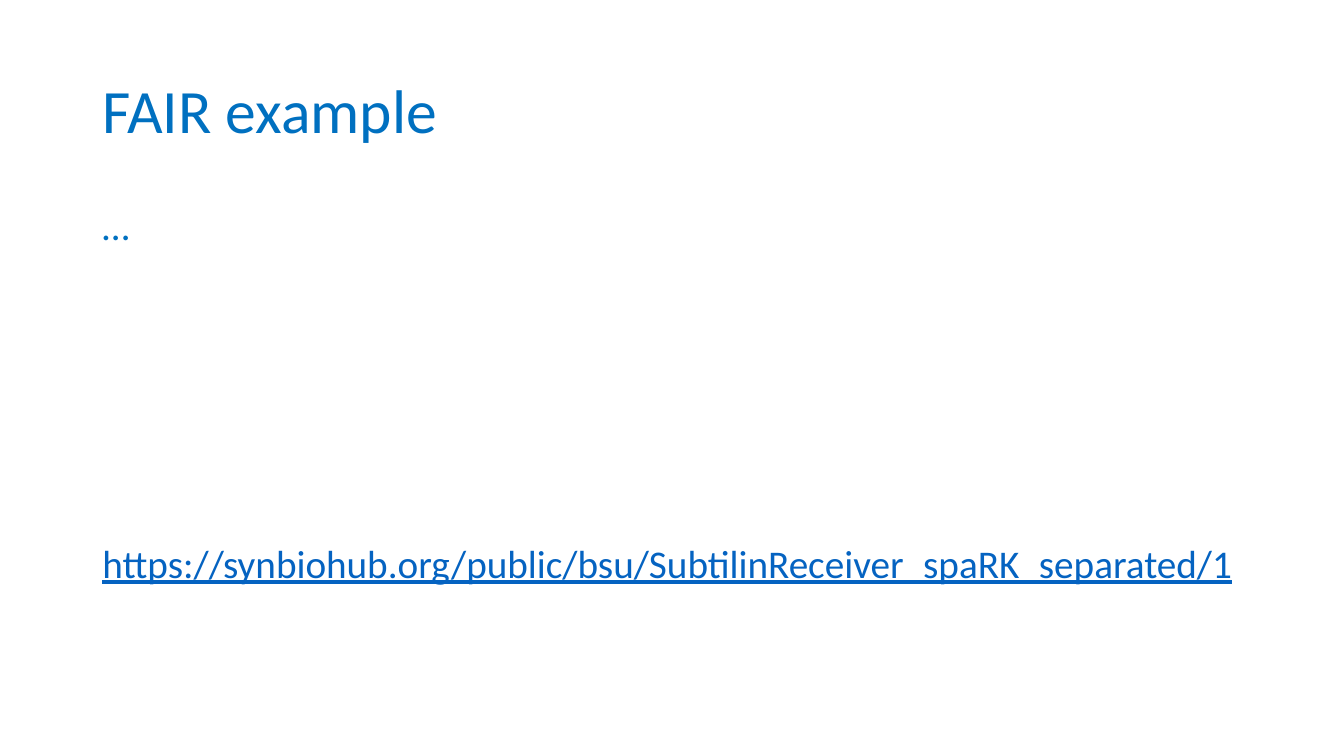
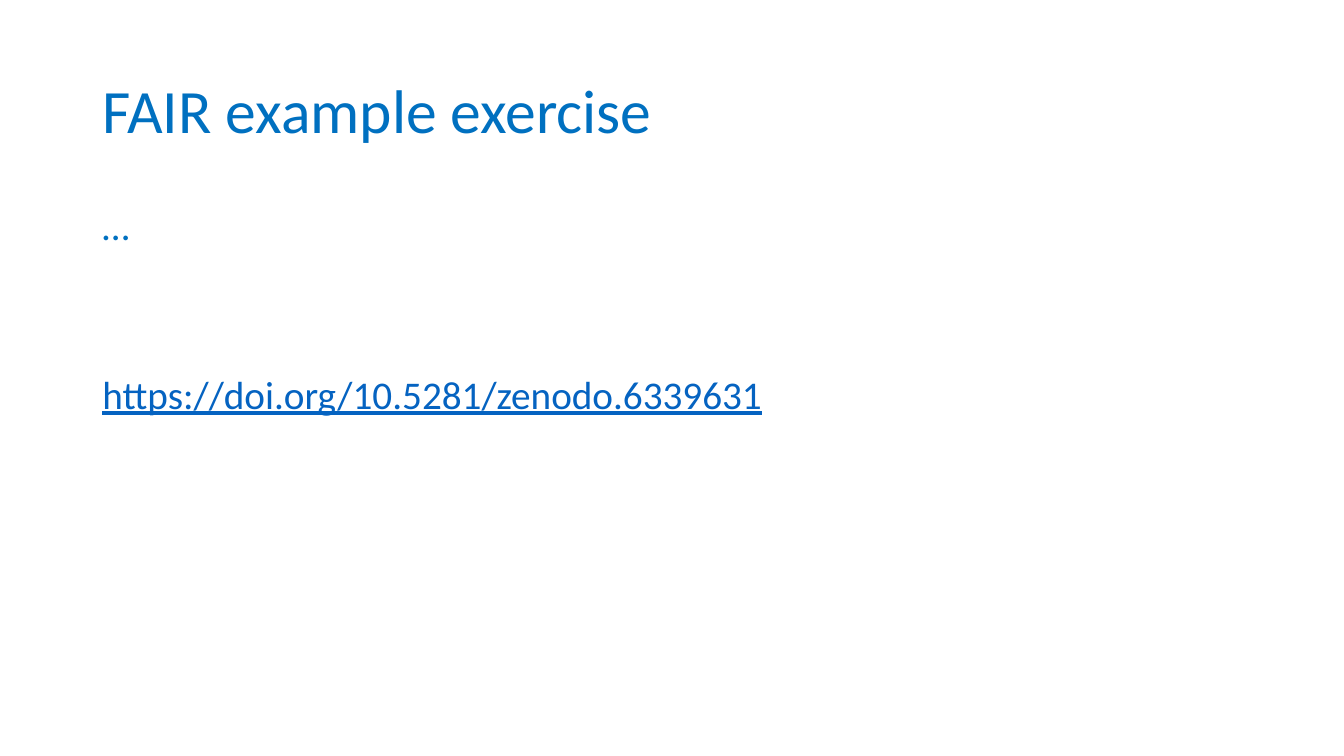
Before and after one commit to carpentries-incubator/fair-bio-practice, a slide deck: slide 16 of instructors/03_Being_FAIR_Episode_v2.0.pptx. Drawn at 1344x756 pixels with LibreOffice and Linux fonts; fonts in the diff are those of the drawing; background and template pictures are left out. Boxes give left, top, right and bottom in pixels: in the first picture for what was removed or moved away, otherwise in the second. Text is boxed around its words. In the diff, an @@ line names an element or a change of style, - is before the commit and + after.

Commit message:
FAIR checked for release

```diff
--- a/instructors/03_Being_FAIR_Episode_v2.0.pptx
+++ b/instructors/03_Being_FAIR_Episode_v2.0.pptx
@@ title at [102,90,652,143]: text changed @@
-FAIR example
+FAIR example exercise
@@ text at [102,381,761,416]: text changed @@
-https://synbiohub.org/public/bsu/SubtilinReceiver_spaRK_separated/1
+https://doi.org/10.5281/zenodo.6339631
```
Also in this commit, not shown: 1 other file.
